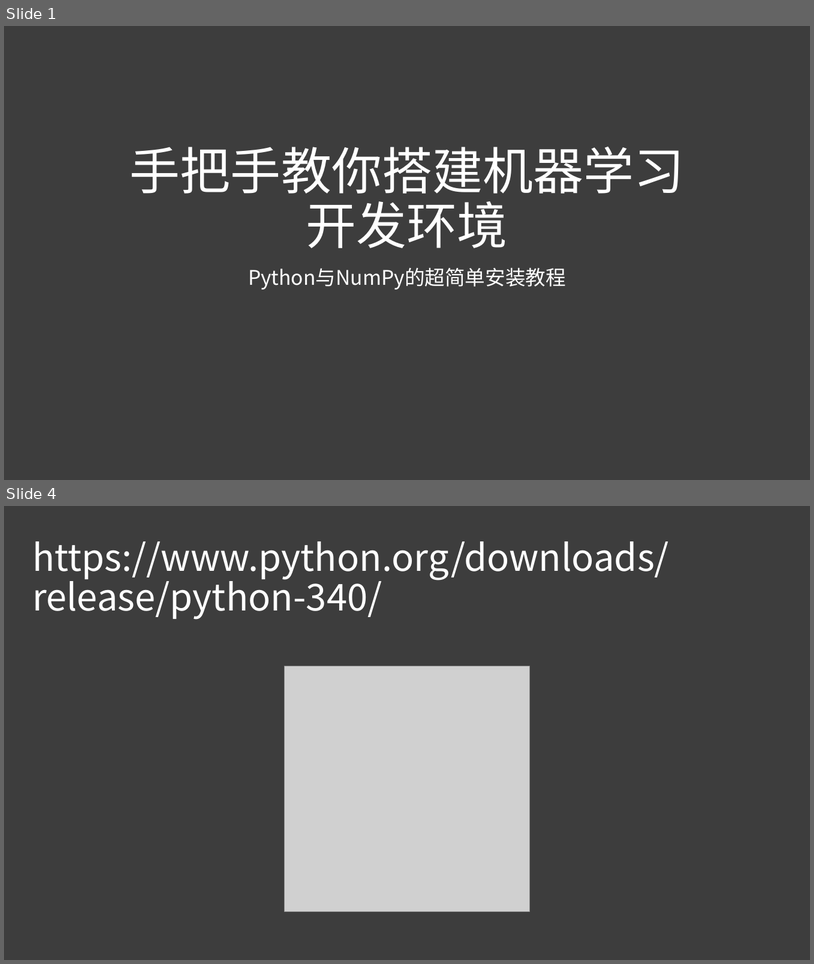
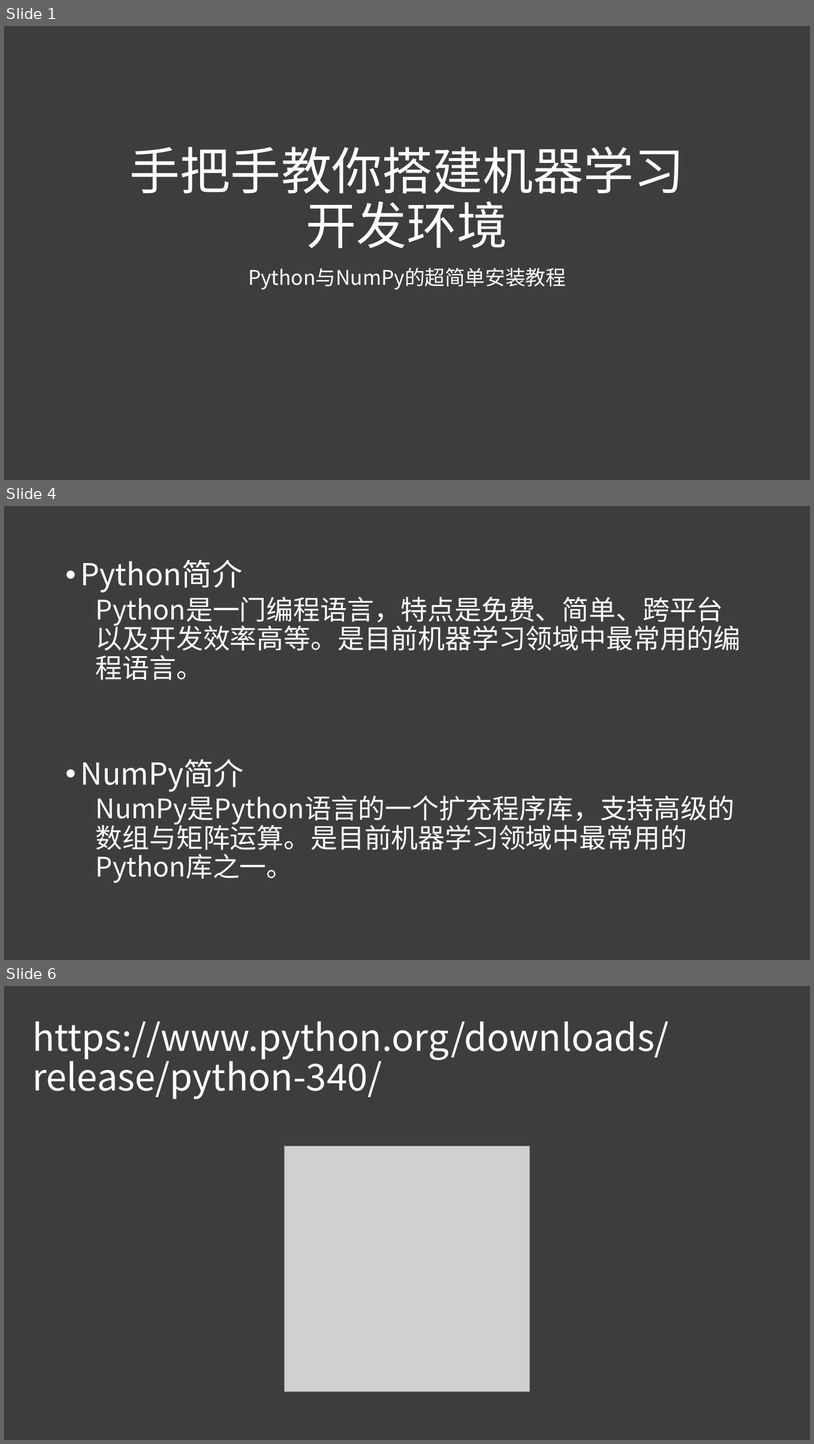
Before and after one commit to niuyi/AITest, a slide deck: docs/python环境搭建.pptx. Shown one above the other, each under a label of ours: slides 1 and 4 before the commit, slides 1, 4 and 6 after it; the slides between them are not shown. The pictures are 814x964 and 814x1444 pixels, drawn with LibreOffice and Linux fonts; fonts in the diff are those of the drawing; grey boxes stand for pictures. Boxes give left, top, right and bottom in pixels: in the first picture for what was removed or moved away, otherwise in the second. Text is boxed around its words. In the diff, an @@ line names an element or a change of style, - is before the commit and + after.

```diff
--- a/docs/python环境搭建.pptx
+++ b/docs/python环境搭建.pptx
@@ slide 4 added at bbox=[4, 506, 810, 960], background #3D3D3D @@
@@ text added at bbox=[81, 559, 741, 883], 32 pt, text #FFFFFF @@
+• Python简介
+  Python是一门编程语言，特点是免费、简单、跨平台以及开发效率高等。是目前机器学习领域中最常用的编程语言。
+• NumPy简介
+  NumPy是Python语言的一个扩充程序库，支持高级的数组与矩阵运算。是目前机器学习领域中最常用的Python库之一。
@@ what was slide 4 is now slide 6 @@
```
Also in this commit, not shown: 2 slides changed, 7 other slides added, 4 slides removed, 3 other files.
